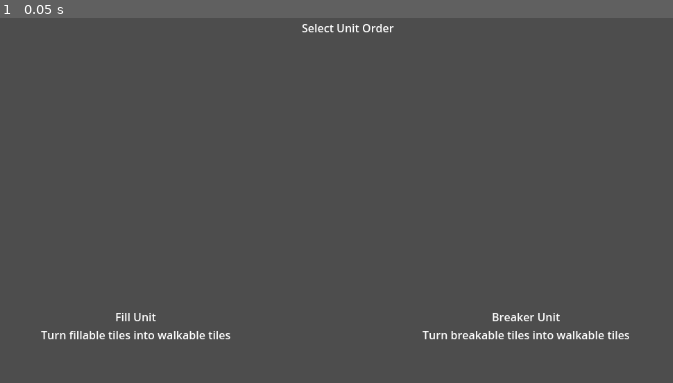
Above: before the commit, frame 1.
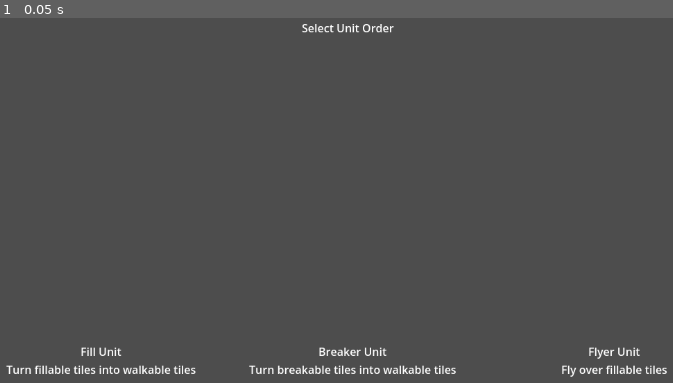
Above: after the commit, the same moment.

Repository: JaggerV20/reflectionsGameJam
Game: Godot game, scene res://Scenes/JTestSelectScene.tscn
Same seed, same stepped clock (60 frames per second), same inputs: the game is played once before the commit and once after it. This scene is started directly instead of the project's main scene.
Inputs:
- Up to frame 1 (0.05 s): no input

The runs differ from the first frame. In frame 1, 2.2% of the frame differs, in the area x 0-100%, y 80-99%.
Error before the commit: Invalid access to property or key 'toggleSelection' on a base object of type 'null instance'. (res://Scripts/SelectUnit.gd:25)
Error after the commit: Invalid access to property or key 'toggleSelection' on a base object of type 'null instance'. (res://Scripts/SelectUnit.gd:26)

Commit message:
Added flyer unit
Flyer unit moves treats fillable tiles as walkable tiles. Selection has been updated accordingly.

Diff:
--- /dev/null
+++ b/Materials/FlyerGhostMat.tres
@@ -0,0 +1,5 @@
+[gd_resource type="StandardMaterial3D" format=3 uid="uid://dnhbnyiowdrun"]
+
+[resource]
+transparency = 1
+albedo_color = Color(0, 1, 0, 0.705882)
--- /dev/null
+++ b/Materials/FlyerUnitMaterial.tres
@@ -0,0 +1,4 @@
+[gd_resource type="StandardMaterial3D" format=3 uid="uid://cydvoyl8agen0"]
+
+[resource]
+albedo_color = Color(0, 1, 0, 1)
--- /dev/null
+++ b/Scenes/FlyerGhost.tscn
@@ -0,0 +1,12 @@
+[gd_scene load_steps=3 format=3 uid="uid://dsmwh2tbgwepm"]
+
+[ext_resource type="Material" uid="uid://dnhbnyiowdrun" path="res://Materials/FlyerGhostMat.tres" id="1_mdwq5"]
+
+[sub_resource type="BoxMesh" id="BoxMesh_pxr47"]
+material = ExtResource("1_mdwq5")
+size = Vector3(0.5, 0.5, 0.5)
+
+[node name="FlyerGhost" type="Node3D"]
+
+[node name="MeshInstance3D" type="MeshInstance3D" parent="."]
+mesh = SubResource("BoxMesh_pxr47")
--- /dev/null
+++ b/Scenes/FlyerUnit.tscn
@@ -0,0 +1,14 @@
+[gd_scene load_steps=4 format=3 uid="uid://bfe6u4tmsx3sb"]
+
+[ext_resource type="Script" path="res://Scripts/FlyerUnit.gd" id="1_fk2ip"]
+[ext_resource type="Material" uid="uid://cydvoyl8agen0" path="res://Materials/FlyerUnitMaterial.tres" id="1_weoc2"]
+
+[sub_resource type="BoxMesh" id="BoxMesh_phg5k"]
+material = ExtResource("1_weoc2")
+size = Vector3(0.5, 0.5, 0.5)
+
+[node name="FlyerUnit" type="Node3D"]
+script = ExtResource("1_fk2ip")
+
+[node name="MeshInstance3D" type="MeshInstance3D" parent="."]
+mesh = SubResource("BoxMesh_phg5k")
--- a/Scenes/JTestSelectScene.tscn
+++ b/Scenes/JTestSelectScene.tscn
@@ -1,16 +1,17 @@
-[gd_scene load_steps=11 format=3 uid="uid://ccc5mffn02s"]
+[gd_scene load_steps=15 format=3 uid="uid://ccc5mffn02s"]
 
 [ext_resource type="Script" path="res://Scripts/SelectUnit.gd" id="1_d1nfk"]
 [ext_resource type="Material" uid="uid://c3hjdasnlwa2s" path="res://Materials/UnitSelectionHighlightMat.tres" id="1_dvuqa"]
 [ext_resource type="Material" uid="uid://bbj3dpnikmoe7" path="res://Materials/FillerUnitMat.tres" id="2_0h8y6"]
 [ext_resource type="Material" uid="uid://c84evxjk5m2i6" path="res://Materials/BreakerUnitMat.tres" id="3_4e3e2"]
+[ext_resource type="Material" uid="uid://cydvoyl8agen0" path="res://Materials/FlyerUnitMaterial.tres" id="5_qjosr"]
 
 [sub_resource type="BoxMesh" id="BoxMesh_tl7qb"]
-size = Vector3(5, 0.05, 5)
+size = Vector3(3, 0.05, 3)
 
 [sub_resource type="BoxMesh" id="BoxMesh_yind2"]
 material = ExtResource("1_dvuqa")
-size = Vector3(5.5, 0.05, 5.5)
+size = Vector3(3.5, 0.05, 3.5)
 
 [sub_resource type="BoxMesh" id="BoxMesh_p7s2g"]
 material = ExtResource("2_0h8y6")
@@ -27,11 +28,22 @@
 material = SubResource("StandardMaterial3D_e0sjh")
 size = Vector3(50, 0.05, 50)
 
+[sub_resource type="BoxMesh" id="BoxMesh_tj6uj"]
+size = Vector3(3, 0.05, 3)
+
+[sub_resource type="BoxMesh" id="BoxMesh_dt3hb"]
+material = ExtResource("1_dvuqa")
+size = Vector3(3.5, 0.05, 3.5)
+
+[sub_resource type="BoxMesh" id="BoxMesh_67drb"]
+material = ExtResource("5_qjosr")
+size = Vector3(0.5, 0.5, 0.5)
+
 [node name="JTestSelectScene" type="Node3D"]
 script = ExtResource("1_d1nfk")
 
 [node name="SelectionBox1" type="Node3D" parent="."]
-transform = Transform3D(1, 0, 0, 0, 1, 0, 0, 0, 1, -3, 0, 0)
+transform = Transform3D(1, 0, 0, 0, 1, 0, 0, 0, 1, -4, 0, 0)
 
 [node name="MeshInstance3D" type="MeshInstance3D" parent="SelectionBox1"]
 mesh = SubResource("BoxMesh_tl7qb")
@@ -48,7 +60,6 @@
 mesh = SubResource("BoxMesh_p7s2g")
 
 [node name="SelectionBox2" type="Node3D" parent="."]
-transform = Transform3D(1, 0, 0, 0, 1, 0, 0, 0, 1, 3, 0, 0)
 
 [node name="MeshInstance3D" type="MeshInstance3D" parent="SelectionBox2"]
 mesh = SubResource("BoxMesh_tl7qb")
@@ -81,24 +92,49 @@
 
 [node name="UnitDescriptionLabel1" type="Label" parent="Control"]
 layout_mode = 0
-offset_left = 150.0
-offset_top = 450.0
-offset_right = 424.0
-offset_bottom = 499.0
+offset_left = 100.0
+offset_top = 500.0
+offset_right = 374.0
+offset_bottom = 549.0
 text = "Fill Unit
 Turn fillable tiles into walkable tiles"
 horizontal_alignment = 1
 
 [node name="UnitDescriptionLabel2" type="Label" parent="Control"]
 layout_mode = 0
-offset_left = 700.0
-offset_top = 450.0
-offset_right = 999.0
-offset_bottom = 499.0
+offset_left = 450.0
+offset_top = 500.0
+offset_right = 749.0
+offset_bottom = 549.0
 text = "Breaker Unit
 Turn breakable tiles into walkable tiles"
+horizontal_alignment = 1
+
+[node name="UnitDescriptionLabel3" type="Label" parent="Control"]
+layout_mode = 0
+offset_left = 900.0
+offset_top = 500.0
+offset_right = 1053.0
+offset_bottom = 549.0
+text = "Flyer Unit
+Fly over fillable tiles"
 horizontal_alignment = 1
 
 [node name="Background" type="MeshInstance3D" parent="."]
 transform = Transform3D(1, 0, 0, 0, 1, 0, 0, 0, 1, 0, -1, 0)
 mesh = SubResource("BoxMesh_sgbmv")
+
+[node name="SelectionBox3" type="Node3D" parent="."]
+transform = Transform3D(1, 0, 0, 0, 1, 0, 0, 0, 1, 4, 0, 0)
+
+[node name="MeshInstance3D" type="MeshInstance3D" parent="SelectionBox3"]
+mesh = SubResource("BoxMesh_tj6uj")
+
+[node name="SelectionHighlight3" type="MeshInstance3D" parent="SelectionBox3/MeshInstance3D"]
+transform = Transform3D(1, 0, 0, 0, 1, 0, 0, 0, 1, 0, -0.05, 0)
+visible = false
+mesh = SubResource("BoxMesh_dt3hb")
+
+[node name="MeshInstance3D2" type="MeshInstance3D" parent="SelectionBox3"]
+transform = Transform3D(1, 0, 0, 0, 1, 0, 0, 0, 1, 0, 0.5, 0)
+mesh = SubResource("BoxMesh_67drb")
--- /dev/null
+++ b/Scripts/FlyerUnit.gd
@@ -0,0 +1,12 @@
+extends Unit
+
+
+# Called when the node enters the scene tree for the first time.
+func _ready() -> void:
+	flyer = true
+	super()
+
+
+# Called every frame. 'delta' is the elapsed time since the previous frame.
+func _process(delta: float) -> void:
+	super(delta)
--- a/Scripts/SelectUnit.gd
+++ b/Scripts/SelectUnit.gd
@@ -3,10 +3,11 @@
 @onready var stage_handler: Node3D = $"../StageHandler"
 @onready var selection_highlight_1: MeshInstance3D = $SelectionBox1/MeshInstance3D/SelectionHighlight1
 @onready var selection_highlight_2: MeshInstance3D = $SelectionBox2/MeshInstance3D/SelectionHighlight2
+@onready var selection_highlight_3: MeshInstance3D = $SelectionBox3/MeshInstance3D/SelectionHighlight3
 @onready var control: Control = $Control
 @onready var background: MeshInstance3D = $Background
 
-var possibleUnits = ["Filler", "Breaker"]
+var possibleUnits = ["Filler", "Breaker", "Flyer"]
 var unitArray = ["Temp", "Temp"]
 var highlightArray
 
@@ -23,7 +24,7 @@
 # Called when the node enters the scene tree for the first time.
 func _ready() -> void:
 	stage_handler.toggleSelection.connect(_on_toggle_selection)
-	highlightArray = [selection_highlight_1, selection_highlight_2]
+	highlightArray = [selection_highlight_1, selection_highlight_2, selection_highlight_3]
 
 # Called every frame. 'delta' is the elapsed time since the previous frame.
 func _process(delta: float) -> void:
--- a/Scripts/StageHandler.gd
+++ b/Scripts/StageHandler.gd
@@ -8,9 +8,11 @@
 
 const FILLER_UNIT = preload("res://Scenes/FillerUnit.tscn")
 const BREAKER_UNIT = preload("res://Scenes/BreakerUnit.tscn")
+const FLYER_UNIT = preload("res://Scenes/FlyerUnit.tscn")
 
 const BREAKER_GHOST = preload("res://Scenes/BreakerGhost.tscn")
 const FILLER_GHOST = preload("res://Scenes/FillerGhost.tscn")
+const FLYER_GHOST = preload("res://Scenes/FlyerGhost.tscn")
 
 const SOUL = preload("res://Scenes/Soul.tscn")
 
@@ -24,7 +26,7 @@
 				"|",".",".",".",".",".",".",".",".","|",
 				"|",".",".",".",".",".",".",".",".","|",
 				"|",".",".",".",".",".",".",".",".","|",
-				"|",".","S",".",".",".",".",".",".","|",
+				"|",".",".","S",".",".",".",".",".","|",
 				"-","-","-","-","-","-","-","-","-","-"]
 var soulArray = [11,35,36,37,38,88]
 var stageMap = []
@@ -45,7 +47,7 @@
 }
 
 var setNextUnit = false
-var availableUnits = ["Filler", "Breaker"]
+var availableUnits = ["Filler", "Breaker", "Flyer"]
 var currentUnit = 0
 var unitNodes = []
 var ghostNodes = []
@@ -155,6 +157,9 @@
 			"Breaker":
 				unit_holder.add_child(BREAKER_UNIT.instantiate())
 				ghost_holder.add_child(BREAKER_GHOST.instantiate())
+			"Flyer":
+				unit_holder.add_child(FLYER_UNIT.instantiate())
+				ghost_holder.add_child(FLYER_GHOST.instantiate())
 
 	unitNodes = unit_holder.get_children()
 	soulNodes = soul_holder.get_children()
@@ -208,7 +213,7 @@
 		unit.actionStack[unit.currentTurnCount - 1] = {"Index" : unit.unitIndex, "ActionIndex" : unit.nextIndex, "Effect" : "Break", "CollectedSoul" : false}
 		stageMap[unit.nextIndex] = defaultTileDict.duplicate()
 		stageMap[unit.nextIndex]["Loc"] = Vector3i(wantedTile["Loc"].x, 0, wantedTile["Loc"].z)
-	elif(wantedTile["Walkable"]):
+	elif(wantedTile["Walkable"] or (wantedTile["Fillable"] and unit.flyer)):
 		unit.actionStack[unit.currentTurnCount - 1] = {"Index" : unit.unitIndex, "ActionIndex" : unit.nextIndex, "Effect" : "Move", "CollectedSoul" : false}
 		if(wantedTile["Type"] == "Switch"):
 			var lockIndex = stageMap[unit.nextIndex]["Unlocks"]
@@ -223,7 +228,7 @@
 			collectedSouls += 1
 
 	#Confirming action is valid
-	if(stageMap[unit.nextIndex]["Walkable"]):
+	if(stageMap[unit.nextIndex]["Walkable"] or (wantedTile["Fillable"] and unit.flyer)):
 		#Check if a unit was on a switch, and has left the switch
 		if(stageMap[unit.unitIndex]["Type"] == "Switch" and unit.unitIndex != unit.nextIndex):
 			stageMap[unit.unitIndex]["OnSwitch"][currentUnit] = false
--- a/Scripts/Unit.gd
+++ b/Scripts/Unit.gd
@@ -18,6 +18,7 @@
 
 var filler = false
 var breaker = false
+var flyer = false
 
 var disableAction = false
 var onSwitch = 0
